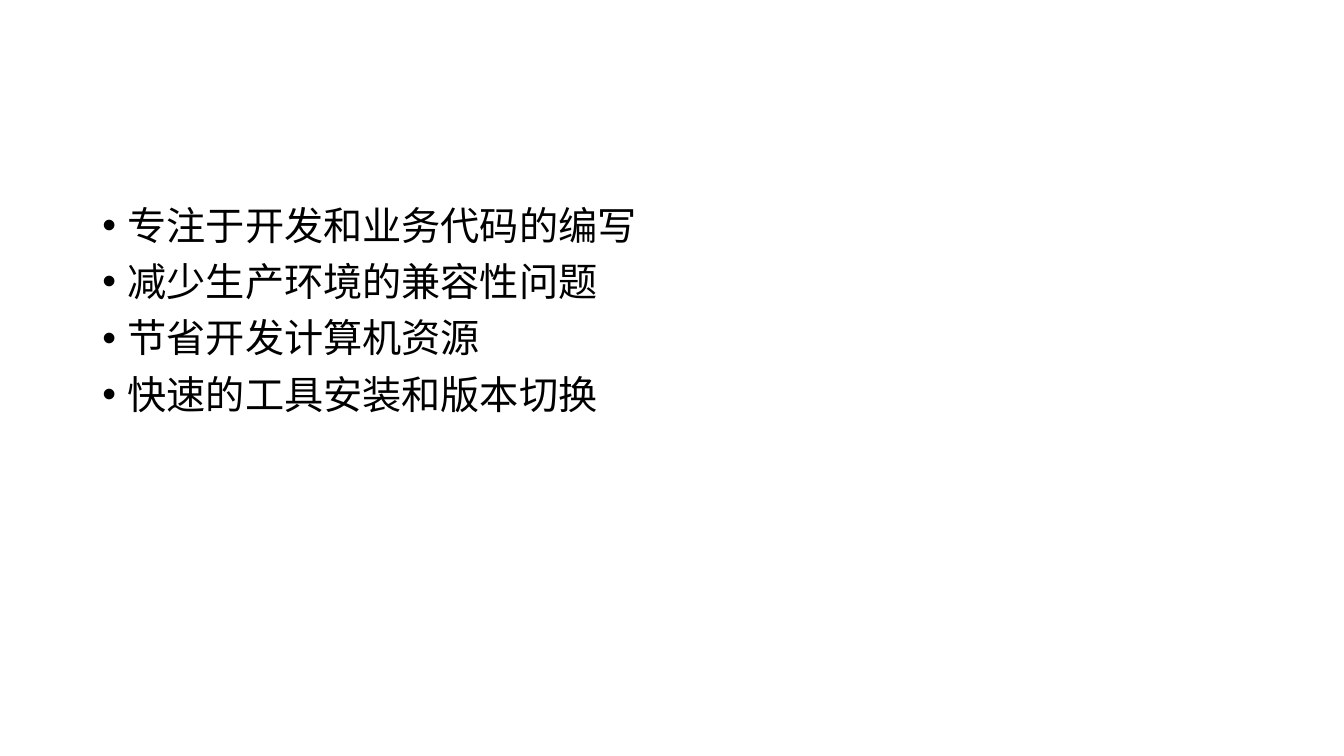
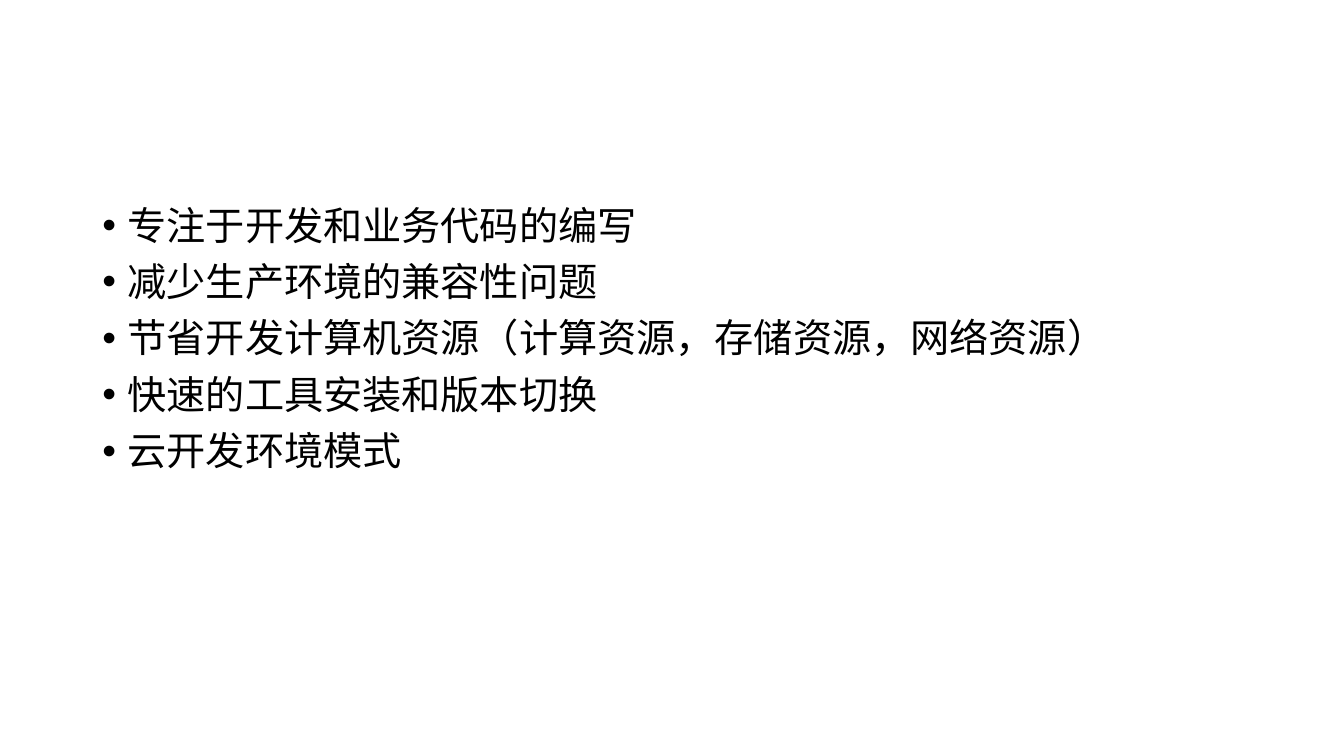
Before and after one commit to gtsigner/docker-samples, a slide deck: slide 6 of 1.Docker高可用的开发环境-preview.pptx (slide 5 before the commit). Drawn at 1344x756 pixels with LibreOffice and Linux fonts; fonts in the diff are those of the drawing. Boxes give left, top, right and bottom in pixels: in the first picture for what was removed or moved away, otherwise in the second. Text is boxed around its words. In the diff, an @@ line names an element or a change of style, - is before the commit and + after.

```diff
--- a/1.Docker高可用的开发环境-preview.pptx
+++ b/1.Docker高可用的开发环境-preview.pptx
@@ text at [128, 318, 1107, 356]: text changed @@
-• 节省开发计算机资源
+• 节省开发计算机资源（计算资源，存储资源，网络资源）
@@ text at [128, 432, 402, 469]: paragraph added @@
+• 云开发环境模式
```
Also in this commit, not shown: 7 other slides changed, 2 slides added.
